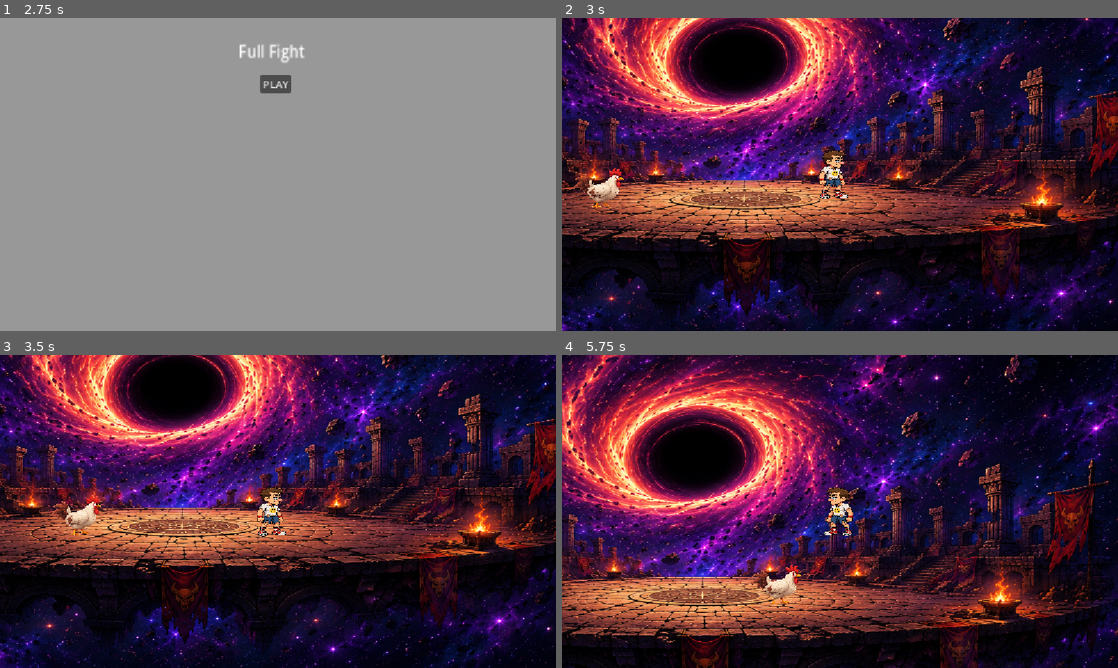
Above: before the commit, frames 1-4 (two rows, left to right).
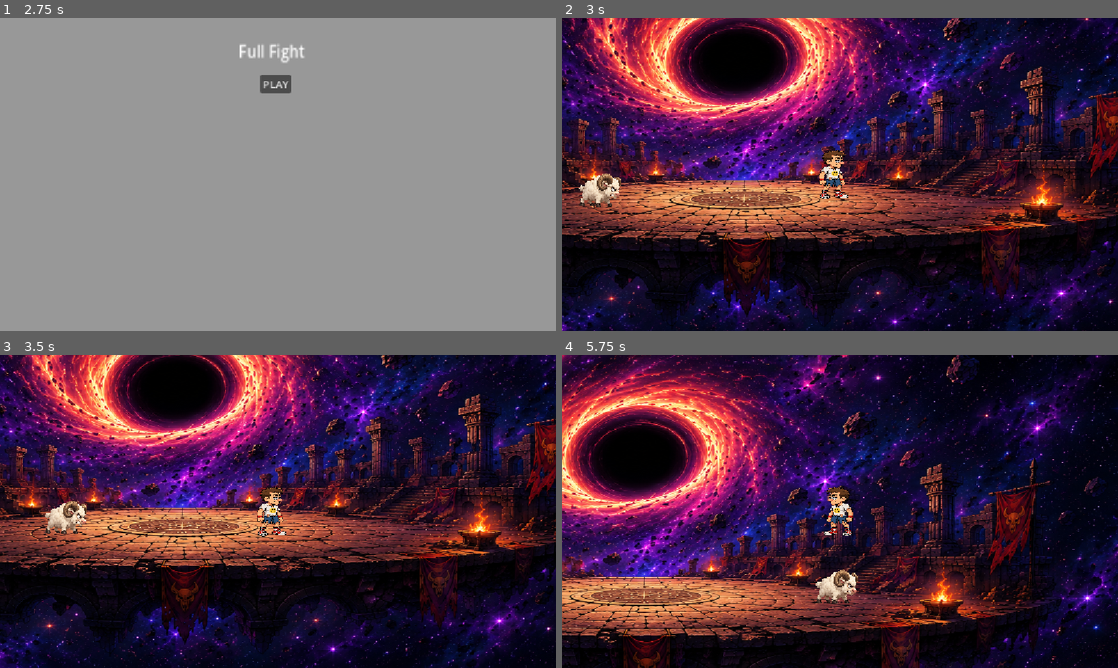
Above: after the commit, the same moments.

Repository: CarlosMoldovan/FightFull
Game: Godot game, scene res://splash.tscn
Two runs of this game, one before a commit and one after it. Both use one fixed random seed, a clock stepped at 60 frames per second and the inputs below. The engine's default icon, where the game draws it, is replaced by a stand-in: a white triangle on a blue panel in a dark square.
Inputs:
- Up to frame 1 (2.75 s): tap Enter at 0.5, 2 s; hold Right (move_right) 0.53-2.03 s; tap Space (attack) at 0.6, 1.25, 1.35, 2.1 s; tap Up (jump) at 0.77, 1.52 s; hold Left (move_left) from 2.03 s (still down)
- Up to frame 2 (3 s): release Left (move_left) at 2.75 s; click "PLAY" at 2.75 s
- Up to frame 3 (3.5 s): no input
- Up to frame 4 (5.75 s): hold Right (move_right) 3.53-5.03 s; tap Space (attack) at 3.6, 4.35, 5.1 s; tap Up (jump) at 3.77, 4.52, 5.27 s; hold Left (move_left) from 5.03 s (still down)

Frame 1 is identical in both runs. In frame 2, 0.6% of the frame differs, in the area x 2-12%, y 48-62%; in frame 3, 0.7%; in frame 4, 66%, in the area x 0-100%, y 0-100%.

Commit message:
Add ram stomp attack and sound

Diff:
--- a/enemy.gd
+++ b/enemy.gd
@@ -25,7 +25,7 @@
 
 func _ready():
 	player = get_tree().get_first_node_in_group("player")
-	$AnimatedSprite2D.play("idle")
+	$AnimatedSprite2D.play("walk")
 	black_hole = get_tree().get_first_node_in_group("black_hole")
 
 
--- a/level_manager.gd
+++ b/level_manager.gd
@@ -4,13 +4,14 @@
 var level_finished = false
 
 var levels = {
-	1: ["Chicken"],
-	2: ["Cow"],
+	1: ["Raw"],
+	2: ["Chicken"],
 	3: ["Cow"]
 }
 
 const COW_SCENE = preload("res://cow.tscn")
 const CHICKEN_SCENE = preload("res://chicken.tscn")
+const RAW_SCENE = preload("res://raw.tscn")
 
 
 func _ready():
@@ -57,6 +58,14 @@
 
 		get_parent().call_deferred("add_child", chicken)
 
+	elif enemy_name == "Raw":
+		var ram = RAW_SCENE.instantiate()
+
+		var spawn = get_parent().get_node("EnemySpawn")
+		ram.global_position = spawn.global_position
+
+		get_parent().call_deferred("add_child", ram)
+
 
 func level_complete():
 
--- /dev/null
+++ b/raw.gd
@@ -0,0 +1,237 @@
+extends "res://enemy.gd"
+
+var facing_left = false
+
+var is_charging = false
+var is_preparing_charge = false
+var charge_direction = Vector2.ZERO
+var player_on_top = false
+var player_on_top_time = 0.0
+var is_kicking = false
+
+const MAX_STOMP_TIME = 1.2
+const THROW_FORCE_X = 3500.0
+const THROW_FORCE_Y = -350.0
+
+const CHARGE_DISTANCE = 400.0
+const CHARGE_PREP_TIME = 1.0
+const CHARGE_SPEED = 800.0
+const POST_CHARGE_WAIT = 3.0
+const CHARGE_DAMAGE = 10
+
+func _ready():
+	super._ready()
+
+	$StompDetector.body_entered.connect(
+		_on_stomp_detector_body_entered
+	)
+
+	$StompDetector.body_exited.connect(
+		_on_stomp_detector_body_exited
+	)
+
+
+func _on_stomp_detector_body_entered(body):
+	if body.is_in_group("player"):
+		player_on_top = true
+		player_on_top_time = 0.0
+
+		print("PLAYER ON TOP OF RAM")
+
+
+func _on_stomp_detector_body_exited(body):
+	if body.is_in_group("player"):
+		player_on_top = false
+		player_on_top_time = 0.0
+
+		print("PLAYER LEFT RAM")
+
+func move_towards_player():
+	if player == null:
+		return
+
+	# Dacă se pregătește sau aleargă, nu mai merge normal
+	if is_charging or is_preparing_charge:
+		return
+
+	var distance = global_position.distance_to(player.global_position)
+
+	# Începe încărcarea când ajunge la distanța dorită
+	if distance <= CHARGE_DISTANCE:
+		start_charge()
+		return
+
+	var direction = sign(player.global_position.x - global_position.x)
+
+	if direction < 0:
+		facing_left = true
+
+		if $AnimatedSprite2D.animation != "walk_reverse":
+			$AnimatedSprite2D.play("walk_reverse")
+	else:
+		facing_left = false
+
+		if $AnimatedSprite2D.animation != "walk":
+			$AnimatedSprite2D.play("walk")
+
+	velocity.x = direction * SPEED
+	velocity.y = 0
+	move_and_slide()
+
+
+func update_facing_direction():
+	if player == null:
+		return
+
+	if player.global_position.x < global_position.x:
+		facing_left = true
+	else:
+		facing_left = false
+
+
+func attack():
+	# Berbecul nu folosește atacul generic
+	if not is_charging and not is_preparing_charge:
+		start_charge()
+
+
+func start_charge():
+	if player == null:
+		return
+
+	if is_charging or is_preparing_charge:
+		return
+
+	is_preparing_charge = true
+	velocity = Vector2.ZERO
+
+	update_facing_direction()
+	$RamSound.play()
+
+	# Stă pe loc și se pregătește
+	if facing_left:
+		$AnimatedSprite2D.play("walk_reverse")
+	else:
+		$AnimatedSprite2D.play("walk")
+
+	await get_tree().create_timer(CHARGE_PREP_TIME).timeout
+
+	if player == null:
+		is_preparing_charge = false
+		return
+
+	# Fixăm direcția exact în momentul pornirii
+	charge_direction = Vector2(
+	sign(player.global_position.x - global_position.x),
+	0
+)
+
+	is_preparing_charge = false
+	is_charging = true
+
+	# Direcția vizuală
+	if charge_direction.x < 0:
+		facing_left = true
+		$AnimatedSprite2D.play("walk_reverse")
+	else:
+		facing_left = false
+		$AnimatedSprite2D.play("walk")
+
+
+func _physics_process(delta):
+	super._physics_process(delta)
+
+	# PLAYER ESTE DEASUPRA BERBECULUI
+	if player_on_top and not is_kicking:
+
+		player_on_top_time += delta
+
+		if player_on_top_time >= MAX_STOMP_TIME:
+
+			is_kicking = true
+
+			update_facing_direction()
+
+			var throw_direction = 1
+
+			if facing_left:
+				$AnimatedSprite2D.play("walk_reverse")
+				$KickSound.play()
+				throw_direction = -1
+			else:
+				$AnimatedSprite2D.play("walk")
+				$KickSound.play()
+				throw_direction = 1
+
+			player.velocity.x = THROW_FORCE_X * throw_direction
+			player.velocity.y = THROW_FORCE_Y
+
+			print("RAM THREW PLAYER")
+
+			player_on_top = false
+			player_on_top_time = 0.0
+
+			await get_tree().create_timer(2.0).timeout
+
+			is_kicking = false
+
+			update_facing_direction()
+
+			if facing_left:
+				$AnimatedSprite2D.play("walk_reverse")
+			else:
+				$AnimatedSprite2D.play("walk")
+
+
+	if is_charging:
+
+		velocity = charge_direction * CHARGE_SPEED
+		move_and_slide()
+
+		for i in get_slide_collision_count():
+			var collision = get_slide_collision(i)
+			var body = collision.get_collider()
+			var normal = collision.get_normal()
+
+			# A lovit playerul
+			if body != null and body.is_in_group("player"):
+				body.take_damage(CHARGE_DAMAGE)
+
+				is_charging = false
+				is_preparing_charge = true
+				velocity = Vector2.ZERO
+
+				await get_tree().create_timer(POST_CHARGE_WAIT).timeout
+
+				is_preparing_charge = false
+				break
+
+			# A lovit un perete lateral
+			if abs(normal.x) > 0.7:
+
+				is_charging = false
+				is_preparing_charge = true
+				velocity = Vector2.ZERO
+
+				# Schimbăm direcția
+				charge_direction.x = -charge_direction.x
+				charge_direction.y = 0
+
+				# Îl scoatem din perete
+				global_position.x += charge_direction.x * 30.0
+
+				# Pauză după impact
+				await get_tree().create_timer(3.0).timeout
+
+				is_preparing_charge = false
+				is_charging = true
+
+				# Păstrăm direcția de ricoșeu
+				if charge_direction.x < 0:
+					facing_left = true
+					$AnimatedSprite2D.play("walk_reverse")
+				else:
+					facing_left = false
+					$AnimatedSprite2D.play("walk")
+
+				break
--- /dev/null
+++ b/raw.tscn
@@ -0,0 +1,53 @@
+[gd_scene format=3 uid="uid://c82s8utanead0"]
+
+[ext_resource type="PackedScene" uid="uid://c4c52ypms5j8r" path="res://enemy.tscn" id="1_s72hh"]
+[ext_resource type="Texture2D" uid="uid://cmfgaschlbmmu" path="res://SpritesImages/raw/walk.png" id="2_irh61"]
+[ext_resource type="Script" uid="uid://7kn3m6jwctbc" path="res://raw.gd" id="2_rsclu"]
+[ext_resource type="Texture2D" uid="uid://x8a3pqykkw07" path="res://SpritesImages/raw/walk_reverse.png" id="3_rsclu"]
+[ext_resource type="AudioStream" uid="uid://domh5hcyuymlk" path="res://Sounds/kick.mp3" id="5_eeohj"]
+[ext_resource type="AudioStream" uid="uid://b4hkfrq21pxy8" path="res://Sounds/sheep.mp3" id="6_y8mjb"]
+
+[sub_resource type="SpriteFrames" id="SpriteFrames_7m73l"]
+animations = [{
+"frames": [{
+"duration": 1.0,
+"texture": ExtResource("2_irh61")
+}],
+"loop": 1,
+"name": &"walk",
+"speed": 5.0
+}, {
+"frames": [{
+"duration": 1.0,
+"texture": ExtResource("3_rsclu")
+}],
+"loop": 1,
+"name": &"walk_reverse",
+"speed": 5.0
+}]
+
+[sub_resource type="RectangleShape2D" id="RectangleShape2D_k665r"]
+size = Vector2(90, 20)
+
+[node name="enemy" unique_id=1150459999 instance=ExtResource("1_s72hh")]
+script = ExtResource("2_rsclu")
+
+[node name="AnimatedSprite2D" parent="." index="0" unique_id=1107778407]
+scale = Vector2(0.06861646, 0.076774254)
+sprite_frames = SubResource("SpriteFrames_7m73l")
+animation = &"walk"
+
+[node name="CollisionShape2D" parent="." index="1" unique_id=2030213173]
+scale = Vector2(0.75359887, 0.5398774)
+
+[node name="StompDetector" type="Area2D" parent="." index="3" unique_id=1947867269]
+
+[node name="CollisionShape2D" type="CollisionShape2D" parent="StompDetector" index="0" unique_id=2065704585]
+position = Vector2(0, -28)
+shape = SubResource("RectangleShape2D_k665r")
+
+[node name="KickSound" type="AudioStreamPlayer" parent="." index="4" unique_id=985862748]
+stream = ExtResource("5_eeohj")
+
+[node name="RamSound" type="AudioStreamPlayer" parent="." index="5" unique_id=283102667]
+stream = ExtResource("6_y8mjb")
Not shown, added: Sounds/sheep.mp3.import
Binary file added: SpritesImages/raw/walk.png
Not shown, added: SpritesImages/raw/walk.png.import
Binary file added: SpritesImages/raw/walk_reverse.png
Not shown, added: SpritesImages/raw/walk_reverse.png.import
Not shown, added: raw.gd.uid
Not shown, added: Sounds/sheep.mp3
